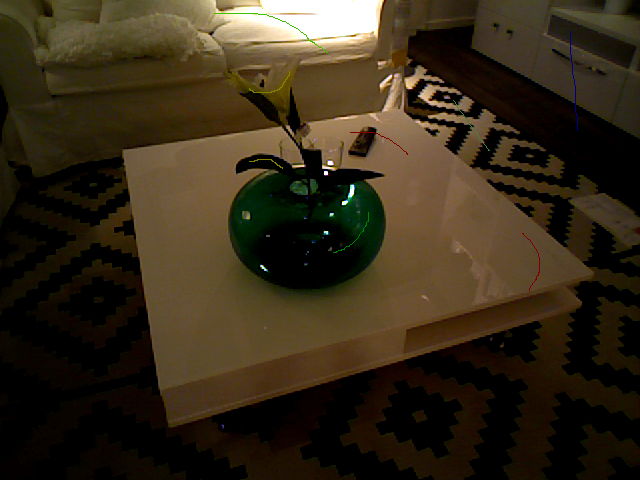
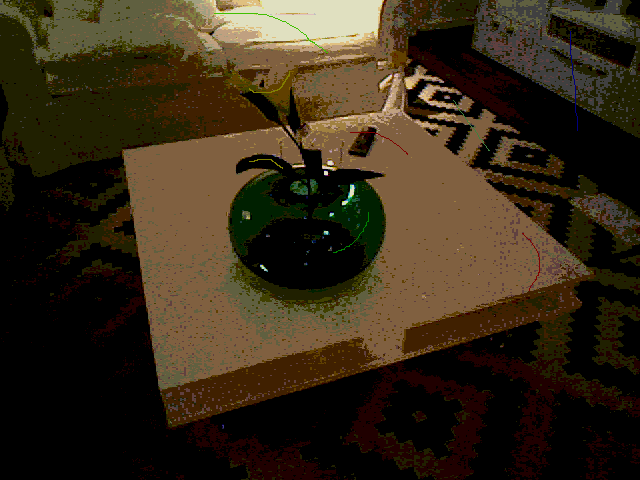
Comparing the layer stacks of the two 640 × 480 images. Changes:
painted on "65_LivingLow.png" over (0, 0, 640, 480)
